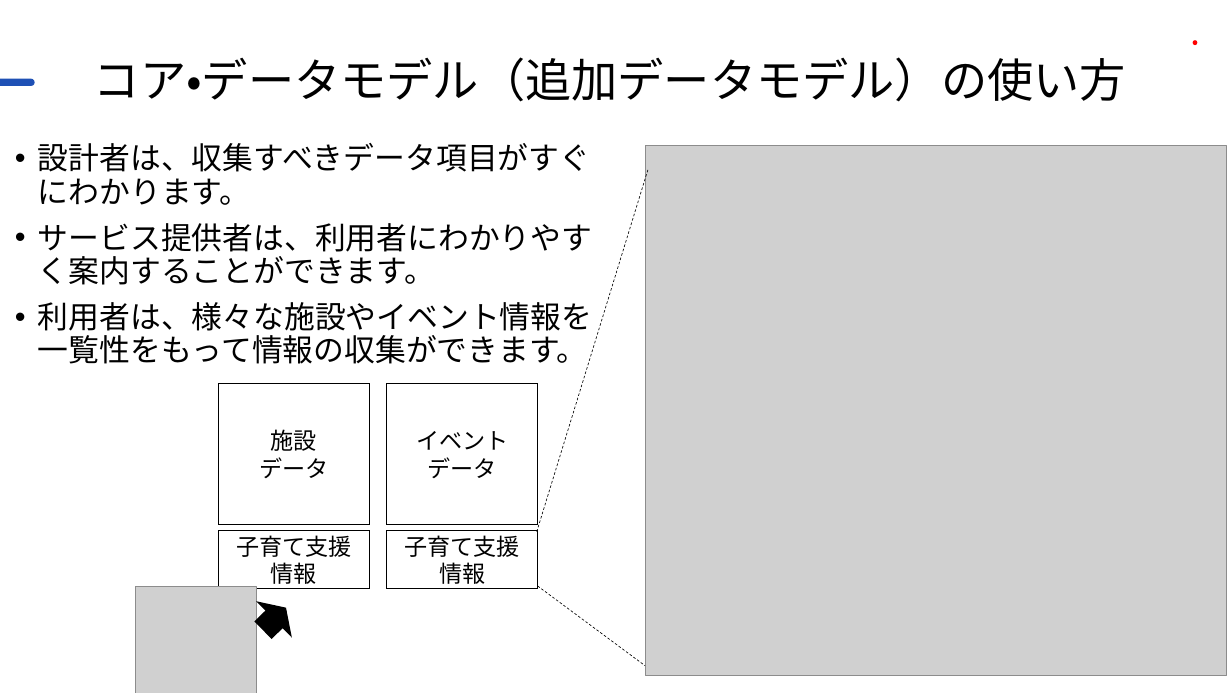
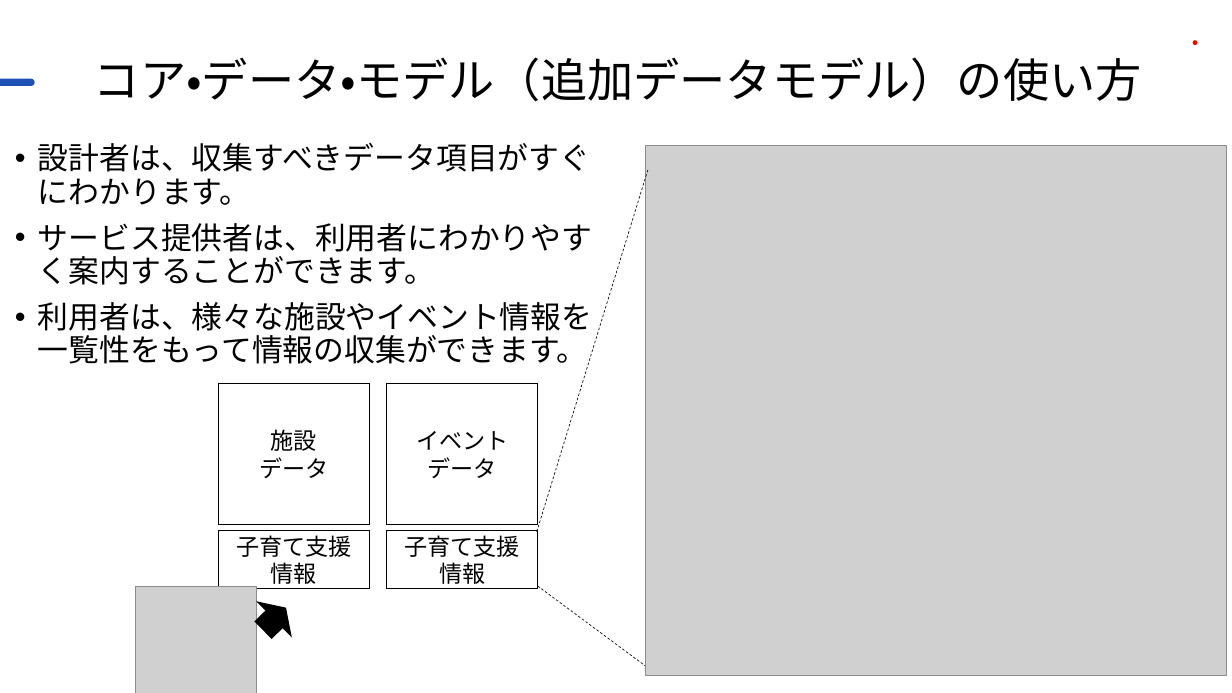
Before and after one commit to JDA-DM/GIF, a slide deck: slide 40 of 410_全体説明/412_GIF説明資料_詳細版.pptx. Drawn at 1232x693 pixels with LibreOffice and Linux fonts; fonts in the diff are those of the drawing; grey boxes stand for pictures; background and template pictures are left out. Boxes give left, top, right and bottom in pixels: in the first picture for what was removed or moved away, otherwise in the second. Text is boxed around its words. In the diff, an @@ line names an element or a change of style, - is before the commit and + after.

```diff
--- a/410_全体説明/412_GIF説明資料_詳細版.pptx
+++ b/410_全体説明/412_GIF説明資料_詳細版.pptx
@@ title at bbox=[94, 57, 1142, 102]: text changed @@
-コア・データモデル（追加データモデル）の使い方
+コア・データ・モデル（追加データモデル）の使い方
```
Also in this commit, not shown: 1 other slide changed, 48 other files.
